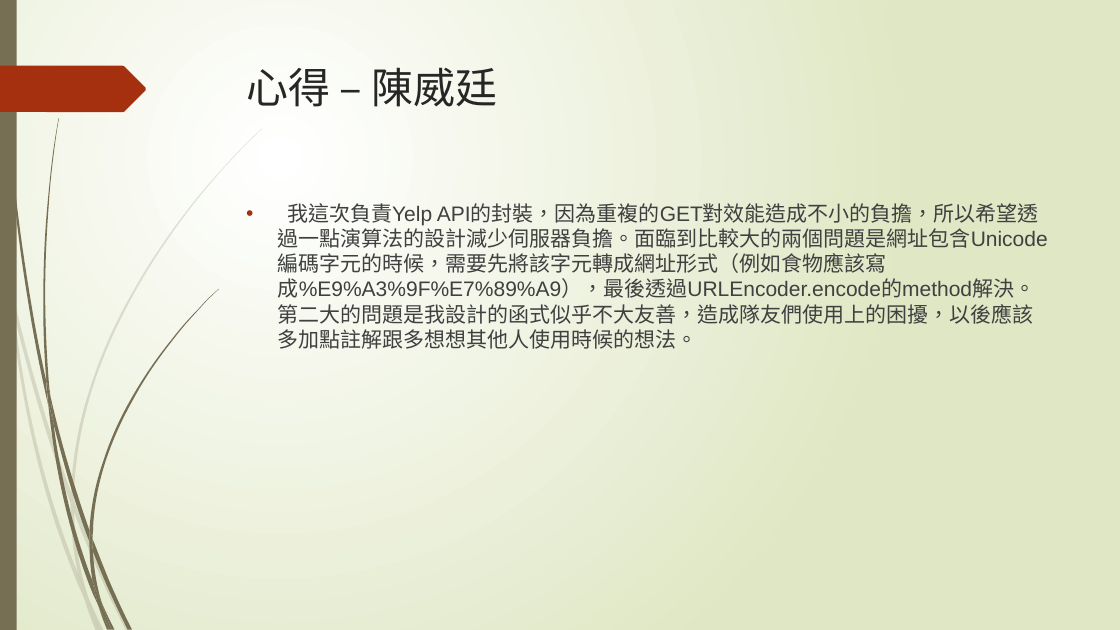
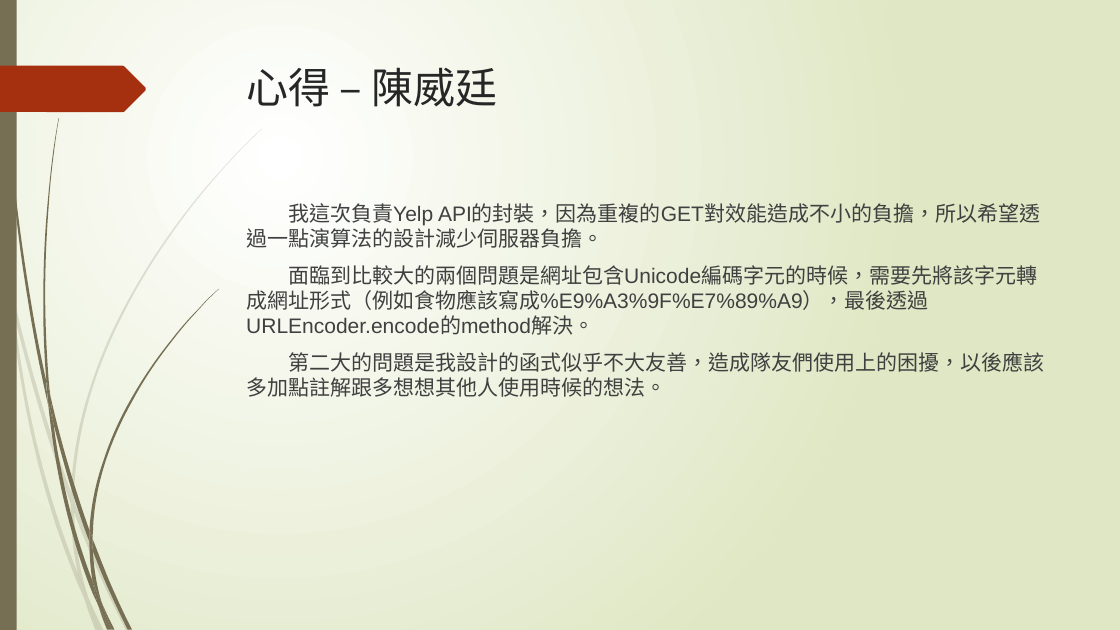
Before and after one commit to penut85420/WBSE_Project, a slide deck: slide 47 of 其他/YelpBlaBla.pptx (slide 43 before the commit). Drawn at 1120x630 pixels with LibreOffice and Linux fonts; fonts in the diff are those of the drawing. Boxes give left, top, right and bottom in pixels: in the first picture for what was removed or moved away, otherwise in the second. Text is boxed around its words. In the diff, an @@ line names an element or a change of style, - is before the commit and + after.

```diff
--- a/其他/YelpBlaBla.pptx
+++ b/其他/YelpBlaBla.pptx
@@ text at (x1=246, y1=203, x2=1044, y2=397): text changed @@
-• 我這次負責Yelp API的封裝，因為重複的GET對效能造成不小的負擔，所以希望透過一點演算法的設計減少伺服器負擔。面臨到比較大的兩個問題是網址包含Unicode編碼字元的時候，需要先將該字元轉成網址形式（例如食物應該寫成%E9%A3%9F%E7%89%A9），最後透過URLEncoder.encode的method解決。第二大的問題是我設計的函式似乎不大友善，造成隊友們使用上的困擾，以後應該多加點註解跟多想想其他人使用時候的想法。
+我這次負責Yelp API的封裝，因為重複的GET對效能造成不小的負擔，所以希望透過一點演算法的設計減少伺服器負擔。
+面臨到比較大的兩個問題是網址包含Unicode編碼字元的時候，需要先將該字元轉成網址形式（例如食物應該寫成%E9%A3%9F%E7%89%A9），最後透過URLEncoder.encode的method解決。
+第二大的問題是我設計的函式似乎不大友善，造成隊友們使用上的困擾，以後應該多加點註解跟多想想其他人使用時候的想法。
```
Also in this commit, not shown: 8 other slides changed, 5 slides added.
